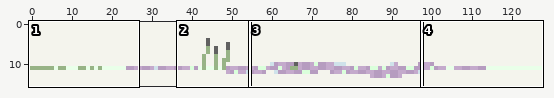
Two states of a pixel-art file, assets/pond.aseprite. Above, an overview of the earlier version with the close-up marked.
Close-up. Earlier state:
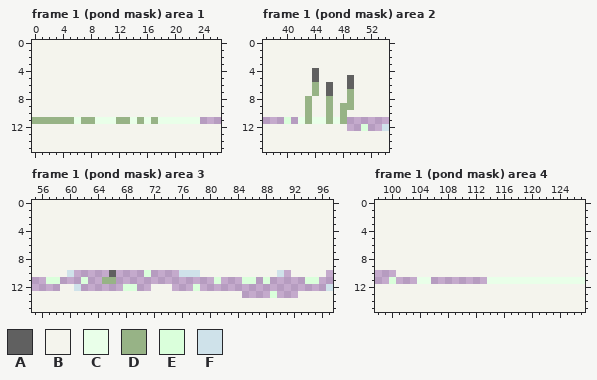
128x16 pixels, 3 frames. Shown: frame 1 (pond mask) area 1: x 0..26, y 0..15; frame 1 (pond mask) area 2: x 37..54, y 0..15; frame 1 (pond mask) area 3: x 55..97, y 0..15; frame 1 (pond mask) area 4: x 98..127, y 0..15. The commit also changed other frames or places, which this record leaves out.
Palette (. is transparent): A #606060  B #f4f4ed  C #e9ffe9  D #97b386  E #daffdb  F #cfe2ea
Now the later version:
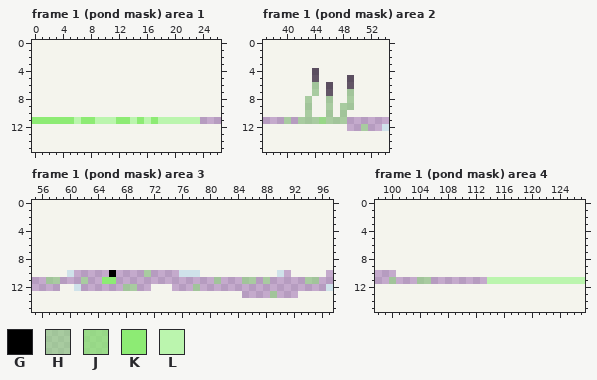
Colours new in this view: G #000000  H #8deb7480  J #8deb74c0  K #8deb74  L #bbf5ae
Change:
colour A: #606060 -> #00000080
Changed rows in their new state; - is a pixel that keeps its letter.
Frame 1 (pond mask) area 1, layer "flotsam":
first column x 0:
11 KKKKKKLKKLLLKKLKLKLLLLLL
Frame 1 (pond mask) area 2, layers "flotsam", "cattails":
first column x 40:
 6 ----H-------
 7 ----H----H--
 8 ---H--H--H--
 9 ---H--H-HH--
10 ---H--H-H---
11 H-HHHJHHH---
12 -----------H
Frame 1 (pond mask) area 3, layer "flotsam":
first column x 57:
10 ---------G----H------------------------
11 HH---H--KK--------------H---HH-H-----HH
12 -----------HH--------H-----------------
13 --------------------------------H------
Frame 1 (pond mask) area 4, layer "flotsam":
first column x 100:
11 H---HH--------LLLLLLLLLLLLLL
